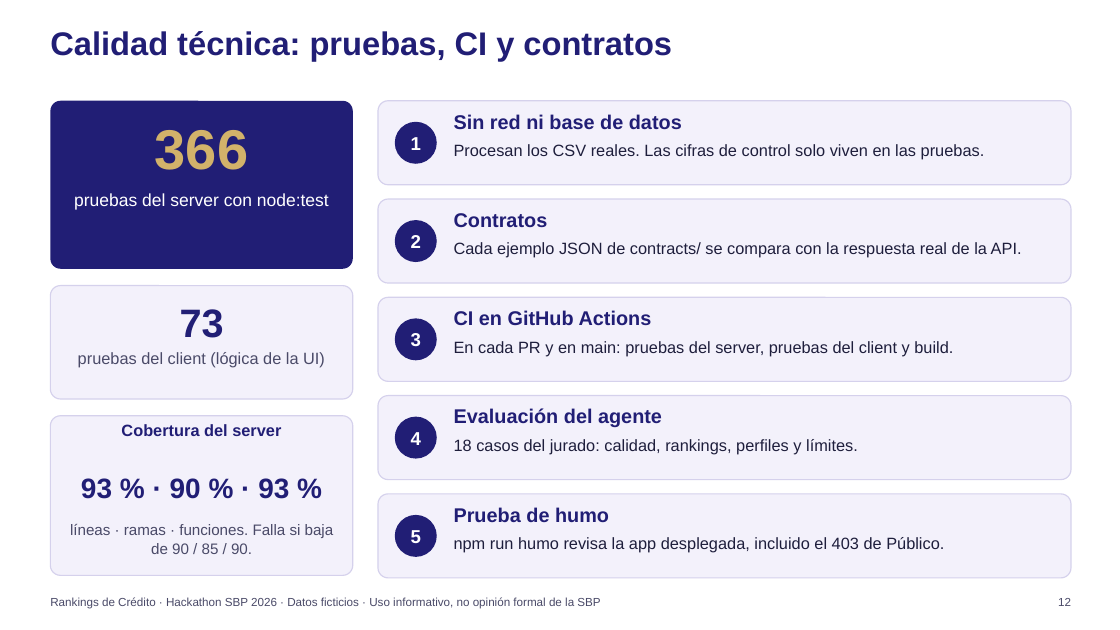
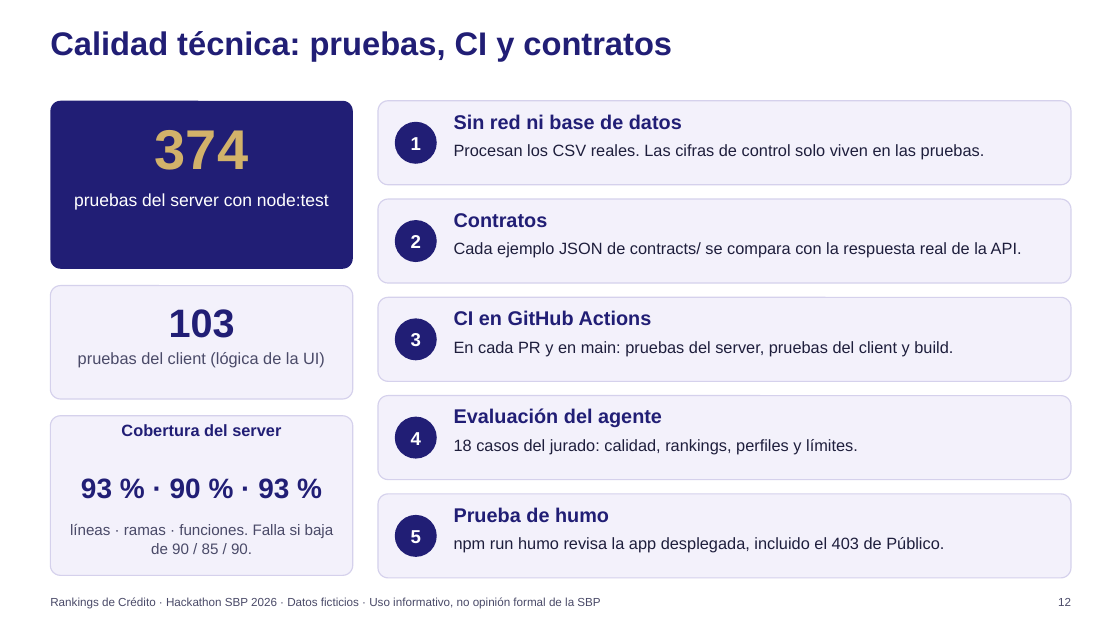
Before and after one commit to JuanKsPty/hackathon-sbp, a slide deck: slide 12 of presentacion/deck.pptx. Drawn at 1120x630 pixels with LibreOffice and Linux fonts; fonts in the diff are those of the drawing; background and template pictures are left out. Boxes give left, top, right and bottom in pixels: in the first picture for what was removed or moved away, otherwise in the second. Text is boxed around its words. In the diff, an @@ line names an element or a change of style, - is before the commit and + after.

```diff
--- a/presentacion/deck.pptx
+++ b/presentacion/deck.pptx
@@ text at (155, 130, 248, 170): text changed @@
-366
+374
@@ text at (169, 309, 235, 338): text changed @@
-73
+103
```
Also in this commit, not shown: 6 other slides changed, 1 other file.
